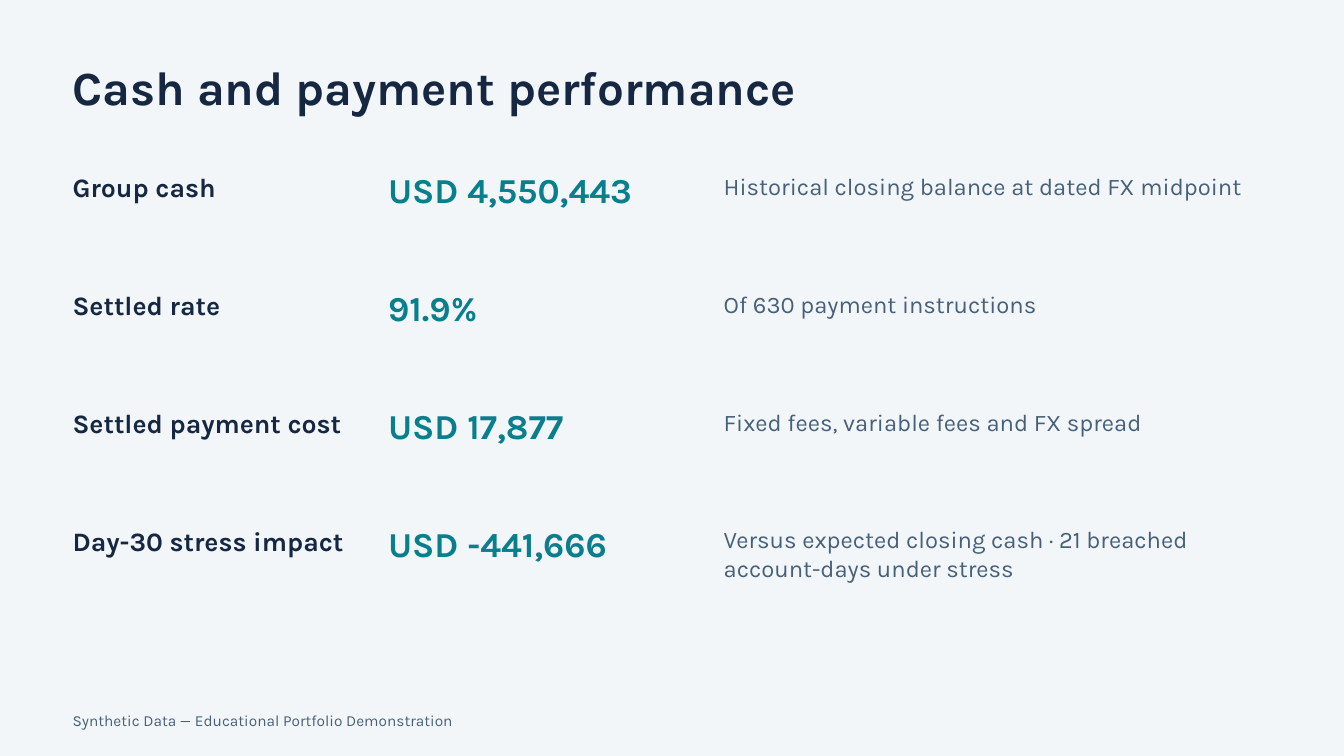
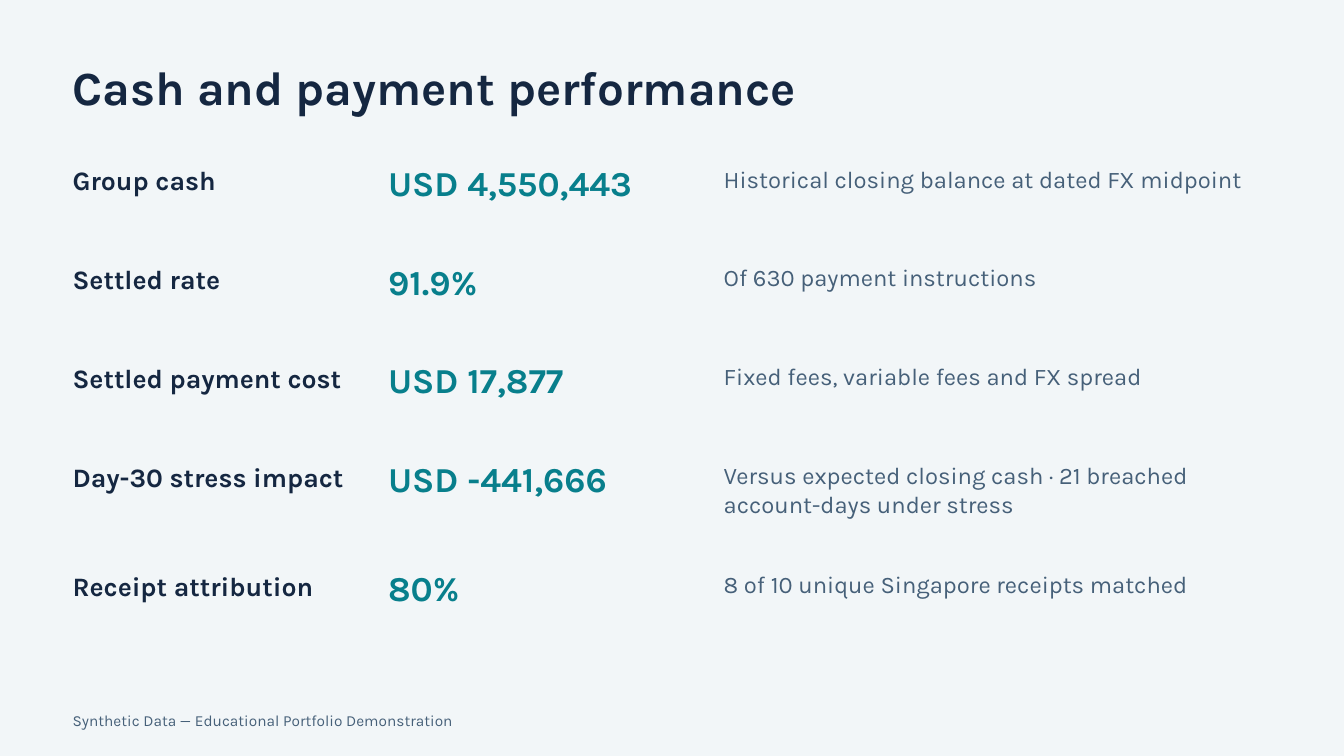
Before and after one commit to liuyuanshu1228-maker/Transaction-Banking, a slide deck: slide 2 of reports/treasury_briefing.pptx. Drawn at 1344x756 pixels with LibreOffice and Linux fonts; fonts in the diff are those of the drawing. Boxes give left, top, right and bottom in pixels: in the first picture for what was removed or moved away, otherwise in the second. Text is boxed around its words. In the diff, an @@ line names an element or a change of style, - is before the commit and + after.

```diff
--- a/reports/treasury_briefing.pptx
+++ b/reports/treasury_briefing.pptx
@@ 3 texts: place and size @@
-3 texts at (73,178,1241,208)
+3 texts at (73,171,1241,201)
@@ 3 texts: place and size @@
-3 texts at (73,296,1036,322)
+3 texts at (73,269,1036,296)
@@ 3 texts: place and size @@
-3 texts at (73,414,1141,444)
+3 texts at (73,368,1141,398)
@@ 3 texts: place and size @@
-3 texts at (73,531,1187,583)
+3 texts at (73,467,1187,518)
@@ text added at (73,577,313,603), 19 pt, text #152741, bold @@
+Receipt attribution
@@ text added at (388,578,459,602), 25 pt, text #087F8C, bold @@
+80%
@@ text added at (724,576,1187,599), 17 pt, text #466079 @@
+8 of 10 unique Singapore receipts matched
```
Also in this commit, not shown: 1 other slide changed, 6 other files.
